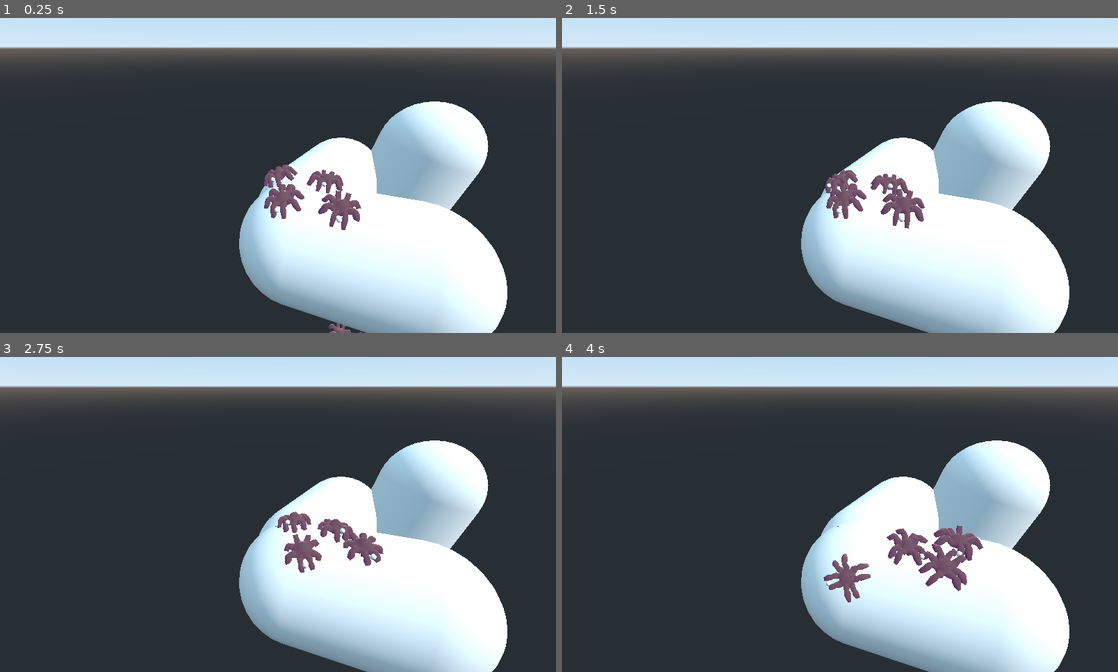
Above: before the commit, frames 1-4 (two rows, left to right).
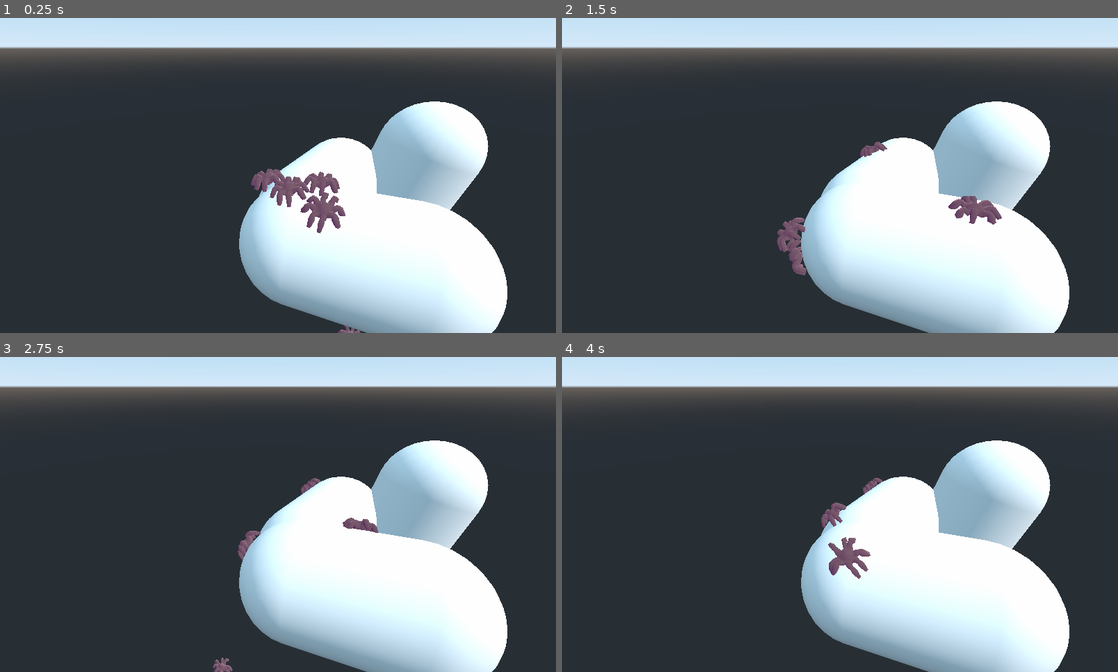
Above: after the commit, the same moments.

Repository: mdrgon1/SpiderBreeder
Game: Godot game, scene res://Scenes/test1.tscn
The game is run twice, just before and just after one commit, with the same random seed, the same clock (stepped at 60 frames per second) and the same inputs.
Inputs (mouse positions are in pixels of both pictures, inside the frame that each line leads up to):
- Up to frame 1 (0.25 s): no input
- Up to frame 2 (1.5 s): tap Enter at 0.5 s; move the mouse to (962, 153) at 0.52 s; hold D (move_right, bound only after the commit) 0.53-1.28 s; hold Right mouse button (breed, bound only after the commit) 0.53-1.28 s; tap Space (jump, bound only after the commit) at 0.77, 1.07 s; click (962, 153) at 0.8 s; move the mouse to (728, 188) at 1.27 s; hold S (move_backward, bound only after the commit) from 1.28 s (still down); click (728, 188) at 1.35 s
- Up to frame 3 (2.75 s): tap Space (jump, bound only after the commit) at 1.52, 1.55, 1.82, 2.1 s; move the mouse to (333, 438) at 2.02 s; release S (move_backward, bound only after the commit) at 2.03 s; hold D (move_right, bound only after the commit) from 2.03 s (still down); hold Right mouse button (breed, bound only after the commit) from 2.03 s (still down); click (333, 438) at 2.17 s
- Up to frame 4 (4 s): move the mouse to (812, 574) at 2.77 s; release D (move_right, bound only after the commit) at 2.78 s; release Right mouse button (breed, bound only after the commit) at 2.78 s; hold W (move_forward, bound only after the commit) 2.78-3.53 s; right-click (812, 574) at 2.85 s; tap Space (jump, bound only after the commit) at 3.02, 3.32, 3.77, 3.8 s; click (812, 574) at 3.05 s; move the mouse to (1006, 558) at 3.52 s; press the mouse at (1006, 558) at 3.53 s; hold A (move_left, bound only after the commit) from 3.53 s (still down)

The runs differ from the first frame. In frame 1, 1.7% of the frame differs, in the area x 45-66%, y 46-100%; in frame 2, 2.6%; in frame 3, 1.9%; in frame 4, 2.7%, in the area x 46-76%, y 38-78%.

Commit message:
created basic player controller and spider breeding/eating

Diff:
--- /dev/null
+++ b/Project/Autoloads/MouseCapture.tscn
@@ -0,0 +1,23 @@
+[gd_scene load_steps=2 format=2]
+
+[sub_resource type="GDScript" id=1]
+script/source = "extends Control
+
+
+
+func _input(event : InputEvent) -> void:
+	if event is InputEventMouseButton:
+		if event.pressed:
+			Input.set_mouse_mode(Input.MOUSE_MODE_CAPTURED)
+	if event is InputEventKey:
+		if event.scancode == KEY_ESCAPE and event.pressed:
+			Input.set_mouse_mode(Input.MOUSE_MODE_VISIBLE)
+
+func _ready():
+	rect_size = get_viewport_rect().size
+"
+
+[node name="Control" type="Control"]
+anchor_right = 1.0
+anchor_bottom = 1.0
+script = SubResource( 1 )
--- /dev/null
+++ b/Project/Autoloads/Utils.gd
@@ -0,0 +1 @@
+extends Spatial
--- /dev/null
+++ b/Project/Scenes/Islands/Base.tscn
@@ -0,0 +1,30 @@
+[gd_scene load_steps=4 format=2]
+
+[sub_resource type="CylinderShape" id=1]
+height = 6.0
+radius = 60.0
+
+[sub_resource type="CylinderMesh" id=2]
+top_radius = 60.0
+bottom_radius = 60.0
+height = 6.0
+
+[sub_resource type="SphereShape" id=3]
+radius = 21.833
+
+[node name="Island" type="Spatial" groups=["Climbable"]]
+
+[node name="StaticBody" type="StaticBody" parent="."]
+collision_layer = 3
+collision_mask = 3
+
+[node name="CollisionShape" type="CollisionShape" parent="StaticBody"]
+shape = SubResource( 1 )
+
+[node name="MeshInstance" type="MeshInstance" parent="StaticBody"]
+mesh = SubResource( 2 )
+
+[node name="Bounds" type="Area" parent="."]
+
+[node name="CollisionShape" type="CollisionShape" parent="Bounds"]
+shape = SubResource( 3 )
--- /dev/null
+++ b/Project/Scenes/Main.tscn
@@ -0,0 +1,20 @@
+[gd_scene load_steps=4 format=2]
+
+[ext_resource path="res://Scenes/spider.tscn" type="PackedScene" id=1]
+[ext_resource path="res://Scenes/Islands/Base.tscn" type="PackedScene" id=2]
+[ext_resource path="res://Scenes/Player.tscn" type="PackedScene" id=3]
+
+[node name="Spatial" type="Spatial"]
+
+[node name="Island" parent="." instance=ExtResource( 2 )]
+transform = Transform( 1, 0, 0, 0, 1, 0, 0, 0, 1, 0, -4, 0 )
+
+[node name="spider" parent="." instance=ExtResource( 1 )]
+transform = Transform( 1, 0, 0, 0, 1, 0, 0, 0, 1, 0, 1.51714, -27.2943 )
+
+[node name="DirectionalLight" type="DirectionalLight" parent="."]
+transform = Transform( 1, 0, 0, 0, 0.893481, 0.449101, 0, -0.449101, 0.893481, 0, 0, 0 )
+shadow_enabled = true
+
+[node name="Player" parent="." instance=ExtResource( 3 )]
+transform = Transform( 1, 0, 0, 0, 1, 0, 0, 0, 1, 0, 4.00859, 0 )
--- /dev/null
+++ b/Project/Scenes/Player.tscn
@@ -0,0 +1,37 @@
+[gd_scene load_steps=5 format=2]
+
+[ext_resource path="res://Scripts/Player/Player.gd" type="Script" id=1]
+[ext_resource path="res://Scripts/Player/Movement.gd" type="Script" id=2]
+
+[sub_resource type="CapsuleShape" id=1]
+radius = 2.0
+height = 4.0
+
+[sub_resource type="CapsuleMesh" id=2]
+radius = 2.0
+mid_height = 4.0
+
+[node name="Player" type="KinematicBody" groups=["Climbable"]]
+collision_layer = 3
+collision_mask = 3
+script = ExtResource( 1 )
+
+[node name="CollisionShape" type="CollisionShape" parent="."]
+transform = Transform( 1, 0, 0, 0, -4.37114e-08, 1, 0, -1, -4.37114e-08, 0, 0, 0 )
+shape = SubResource( 1 )
+
+[node name="Camera" type="Camera" parent="."]
+transform = Transform( 1, 0, 0, 0, 1, 0, 0, 0, 1, 0, 3, -1.8705 )
+
+[node name="RayCast" type="RayCast" parent="Camera"]
+transform = Transform( 1, 0, 0, 0, 1, 0, 0, 0, 1, 0, 0, -0.129499 )
+enabled = true
+cast_to = Vector3( 0, 0, -20 )
+collision_mask = 6
+
+[node name="MeshInstance" type="MeshInstance" parent="."]
+transform = Transform( 1, 0, 0, 0, -4.37114e-08, 1, 0, -1, -4.37114e-08, 0, 0, 0 )
+mesh = SubResource( 2 )
+
+[node name="Movement" type="Node" parent="."]
+script = ExtResource( 2 )
--- a/Project/Scenes/spider.tscn
+++ b/Project/Scenes/spider.tscn
@@ -61,7 +61,7 @@
 
 [sub_resource type="SphereMesh" id=3]
 
-[node name="spider" instance=ExtResource( 9 )]
+[node name="spider" groups=["Spider"] instance=ExtResource( 9 )]
 collision_layer = 2
 collision_mask = 2
 gravity_scale = 0.0
@@ -81,12 +81,12 @@
 [node name="AI" type="Node" parent="." index="2"]
 script = ExtResource( 5 )
 
-[node name="Jump" type="Node" parent="AI" index="0"]
+[node name="Wander" type="Node" parent="AI" index="0"]
+script = ExtResource( 6 )
+
+[node name="Jump" type="Node" parent="AI" index="1"]
 script = ExtResource( 8 )
 ready_to_land = true
-
-[node name="Wander" type="Node" parent="AI" index="1"]
-script = ExtResource( 6 )
 
 [node name="Idle" type="Node" parent="AI" index="2"]
 script = ExtResource( 7 )
@@ -127,4 +127,5 @@
 
 [node name="MeshInstance" type="MeshInstance" parent="." index="5"]
 transform = Transform( 0.427371, 0, 0, 0, 0.427371, 0, 0, 0, 0.427371, -2.96391, 0.582317, 0 )
+visible = false
 mesh = SubResource( 3 )
--- /dev/null
+++ b/Project/Scripts/Player/Movement.gd
@@ -0,0 +1,32 @@
+extends Node
+
+const SPEED := 30.0
+const SENSITIVITY := 0.002
+
+func _input(event):
+	if event is InputEventMouseMotion:
+		owner.camera.rotate_x(-event.relative.y * SENSITIVITY)
+		owner.rotate_y(-event.relative.x * SENSITIVITY)
+
+func _physics_process(delta) -> void:
+	var forward : Vector3 = -owner.transform.basis.z
+	var right : Vector3 = owner.transform.basis.x
+
+	var input := get_input_vec()
+	var vel := input.y * forward + input.x * right
+	vel *= SPEED
+
+	owner.move_and_slide(vel, Vector3.UP)
+
+func get_input_vec() -> Vector2:
+	var out := Vector2.ZERO
+	if Input.is_action_pressed("move_left"):
+		out.x -= 1.0
+	if Input.is_action_pressed("move_right"):
+		out.x += 1.0
+	if Input.is_action_pressed("move_backward"):
+		out.y -= 1.0
+	if Input.is_action_pressed("move_forward"):
+		out.y += 1.0
+
+	return out
--- /dev/null
+++ b/Project/Scripts/Player/Player.gd
@@ -0,0 +1,37 @@
+extends KinematicBody
+
+class_name Player
+
+const SPIDER_SCENE = preload("res://Scenes/spider.tscn")
+
+onready var camera : Camera = $Camera
+onready var view_ray : RayCast = $Camera/RayCast
+
+func _input(e : InputEvent):
+	if e.is_action_pressed("breed"):
+		var c := view_ray.get_collider()
+		if c and c.is_in_group("Spider"):
+			breed_spider()
+	if e.is_action_pressed("eat"):
+		var c := view_ray.get_collider()
+		if c and c.is_in_group("Spider"):
+			eat_spider(c)
+
+func breed_spider():
+	var spider : CollisionObject = SPIDER_SCENE.instance()
+	var spider_collider_shape = spider.shape_owner_get_shape(0, 0)
+
+	var space_state := get_world().direct_space_state
+	var q := PhysicsShapeQueryParameters.new()
+	q.exclude = [self]
+	q.set_shape(spider_collider_shape)
+	q.transform = view_ray.global_transform
+	var motion := view_ray.cast_to
+	motion = view_ray.global_transform.basis.get_rotation_quat() * motion
+	var dist : float = space_state.cast_motion(q, motion)[0]
+
+	spider.translation = view_ray.global_transform.origin + motion * dist
+	get_tree().root.add_child(spider)
+
+func eat_spider(c : Node):
+	c.queue_free()
--- a/Project/Scripts/Spider/spider.gd
+++ b/Project/Scripts/Spider/spider.gd
@@ -87,15 +87,17 @@
 		if state.get_contact_count() > 0:
 			down = Vector3.ZERO
 			for i in state.get_contact_count():
-				if state.get_contact_collider_object(i).is_in_group("Climbable"):
+				var obj = state.get_contact_collider_object(i)
+				if obj and obj.is_in_group("Climbable"):
 					down -= state.get_contact_local_normal(i)
 			down = down.normalized()
 		if down != Vector3.ZERO and floor_cast.is_colliding():
 			down = -floor_cast.get_collision_normal()
-	elif down.is_equal_approx(Vector3.ZERO):
-		down = Vector3.DOWN
 	elif !down.is_equal_approx(Vector3.DOWN):
 		down = down.normalized().slerp(Vector3.DOWN, state.step)
+
+	if down.is_equal_approx(Vector3.ZERO):
+		down = Vector3.DOWN
 
 	if down.cross(-transform.basis.y).length() > 0.05:
 		var offset = down.cross(-transform.basis.y)
--- a/Project/project.godot
+++ b/Project/project.godot
@@ -8,6 +8,16 @@
 
 config_version=4
 
+_global_script_classes=[ {
+"base": "KinematicBody",
+"class": "Player",
+"language": "GDScript",
+"path": "res://Scripts/Player/Player.gd"
+} ]
+_global_script_class_icons={
+"Player": ""
+}
+
 [application]
 
 config/name="SpiderBreeder"
@@ -17,6 +27,46 @@
 [autoload]
 
 Islands="*res://Autoloads/Islands.gd"
+MouseCapture="*res://Autoloads/MouseCapture.tscn"
+Utils="*res://Autoloads/Utils.gd"
+
+[input]
+
+move_forward={
+"deadzone": 0.5,
+"events": [ Object(InputEventKey,"resource_local_to_scene":false,"resource_name":"","device":0,"alt":false,"shift":false,"control":false,"meta":false,"command":false,"pressed":false,"scancode":87,"physical_scancode":0,"unicode":0,"echo":false,"script":null)
+ ]
+}
+move_backward={
+"deadzone": 0.5,
+"events": [ Object(InputEventKey,"resource_local_to_scene":false,"resource_name":"","device":0,"alt":false,"shift":false,"control":false,"meta":false,"command":false,"pressed":false,"scancode":83,"physical_scancode":0,"unicode":0,"echo":false,"script":null)
+ ]
+}
+move_left={
+"deadzone": 0.5,
+"events": [ Object(InputEventKey,"resource_local_to_scene":false,"resource_name":"","device":0,"alt":false,"shift":false,"control":false,"meta":false,"command":false,"pressed":false,"scancode":65,"physical_scancode":0,"unicode":0,"echo":false,"script":null)
+ ]
+}
+move_right={
+"deadzone": 0.5,
+"events": [ Object(InputEventKey,"resource_local_to_scene":false,"resource_name":"","device":0,"alt":false,"shift":false,"control":false,"meta":false,"command":false,"pressed":false,"scancode":68,"physical_scancode":0,"unicode":0,"echo":false,"script":null)
+ ]
+}
+jump={
+"deadzone": 0.5,
+"events": [ Object(InputEventKey,"resource_local_to_scene":false,"resource_name":"","device":0,"alt":false,"shift":false,"control":false,"meta":false,"command":false,"pressed":false,"scancode":32,"physical_scancode":0,"unicode":0,"echo":false,"script":null)
+ ]
+}
+breed={
+"deadzone": 0.5,
+"events": [ Object(InputEventMouseButton,"resource_local_to_scene":false,"resource_name":"","device":0,"alt":false,"shift":false,"control":false,"meta":false,"command":false,"button_mask":0,"position":Vector2( 0, 0 ),"global_position":Vector2( 0, 0 ),"factor":1.0,"button_index":2,"pressed":false,"doubleclick":false,"script":null)
+ ]
+}
+eat={
+"deadzone": 0.5,
+"events": [ Object(InputEventMouseButton,"resource_local_to_scene":false,"resource_name":"","device":0,"alt":false,"shift":false,"control":false,"meta":false,"command":false,"button_mask":0,"position":Vector2( 0, 0 ),"global_position":Vector2( 0, 0 ),"factor":1.0,"button_index":1,"pressed":false,"doubleclick":false,"script":null)
+ ]
+}
 
 [physics]
 
Not shown: 1 places in Project/Scenes/spider_old.tscn that only renumber resources
